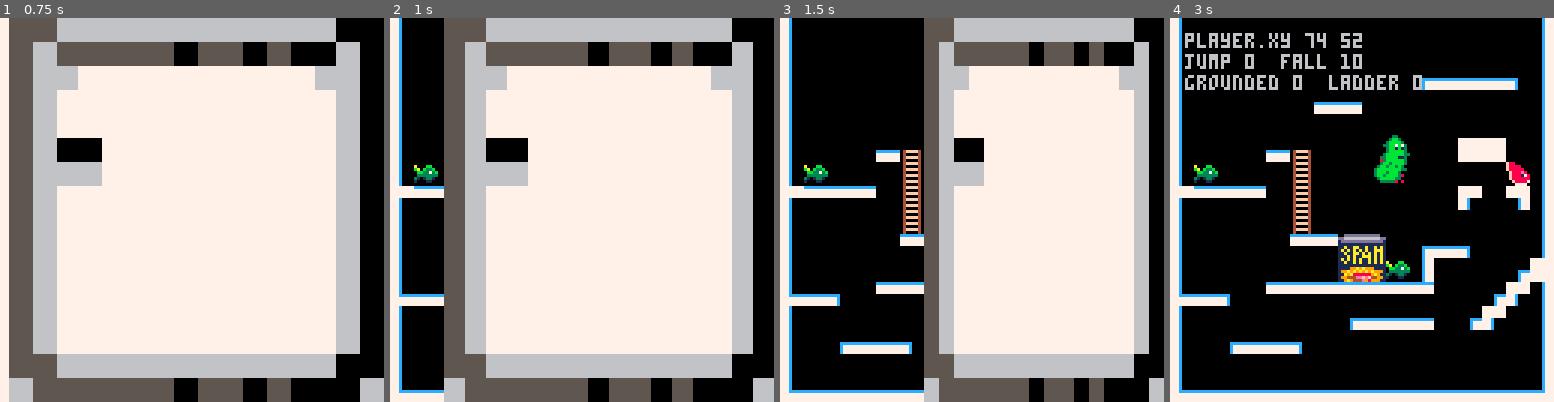
Above: before the commit, frames 1-4 (left to right).
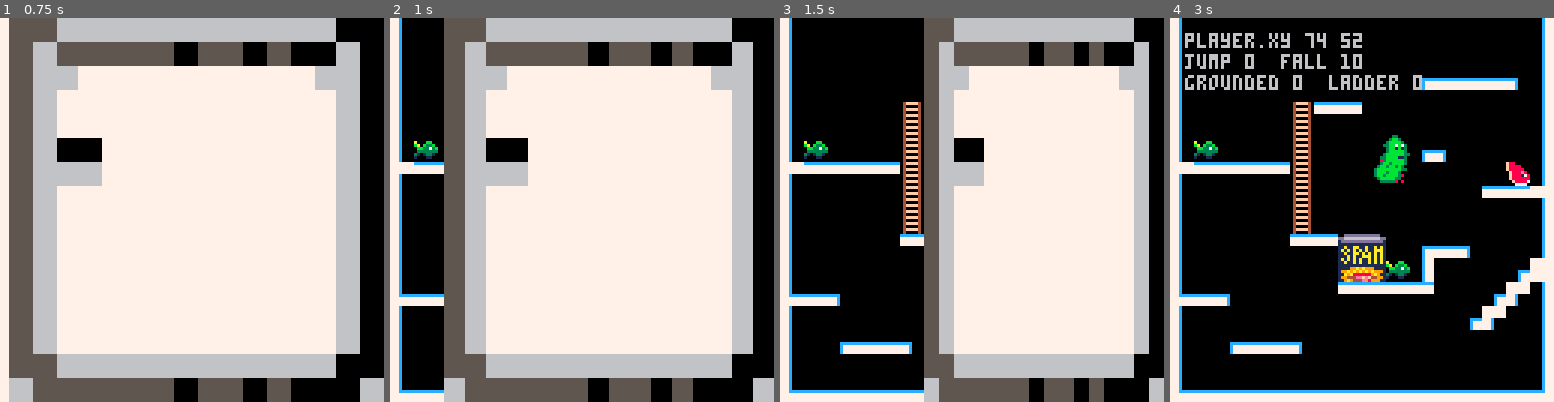
Above: after the commit, the same moments.

Repository: Niarkou/Open-jam-2018
Game: PICO-8 cartridge Openjam2018.p8
Two runs of this game, one before a commit and one after it. Both use one fixed random seed, a clock stepped at 60 frames per second and the inputs below.
Inputs:
- Up to frame 1 (0.75 s): tap X (X key) at 0.33 s; tap O (Z key) at 0.7 s
- Up to frame 2 (1 s): no input
- Up to frame 3 (1.5 s): tap X (X key) at 1.07 s
- Up to frame 4 (3 s): hold Right 1.6-2.1 s; tap O (Z key) every 0.4 s from 1.7 to 2.9 s; tap X (X key) at 1.85, 2.97 s; hold Up 2.15-2.42 s; hold Right from 2.47 s (still down)

Frame 1 is identical in both runs. In frame 2, 1.0% of the frame differs, in the area x 2-15%, y 32-47%; in frame 3, 2.9%; in frame 4, 5.5%, in the area x 2-98%, y 21-82%.

Commit message:
Change level.

Diff:
--- a/Openjam2018.p8
+++ b/Openjam2018.p8
@@ -63,12 +63,12 @@
     player = {
         x = 64, y = 40,
         spd = 1.0,
+        climbspd = 0.5,
         dir = false,
         grounded = false,
+        ladder = false,
         jump = 0, fall = 0,
         spr = 18,
-        climbspd = 0.2,
-        ladder = false
     }
     jump_speed = 1
     fall_speed = 1
@@ -304,16 +304,16 @@
 0a00000000000000000000000000000900000000000000000000000000000000000000000000000000000000000000000000000000000000000000000000000000000000000000000000000000000000000000000000000000000000000000000000000000000000000000000000000000000000000000000000000000000000
 0a00000000000000000000000000000900000000000000000000000000000000000000000000000000000000000000000000000000000000000000000000000000000000000000000000000000000000000000000000000000000000000000000000000000000000000000000000000000000000000000000000000000000000
 0a00000000000000000006080808050900000000000000000000000000000000000000000000000000000000000000000000000000000000000000000000000000000000000000000000000000000000000000000000000000000000000000000000000000000000000000000000000000000000000000000000000000000000
-0a00000000000808000000000000000900000000000000000000000000000000000000000000000000000000000000000000000000000000000000000000000000000000000000000000000000000000000000000000000000000000000000000000000000000000000000000000000000000000000000000000000000000000
-0a00000000000000000000000000000900000000000000000000000000000000000000000000000000000000000000000000000000000000000000000000000000000000000000000000000000000000000000000000000000000000000000000000000000000000000000000000000000000000000000000000000000000000
-0a00000008210000000000000202000900000000000000000000000000000000000000000000000000000000000000000000000000000000000000000000000000000000000000000000000000000000000000000000000000000000000000000000000000000000000000000000000000000000000000000000000000000000
-0a19000000110000000000000000180900000000000000000000000000000000000000000000000000000000000000000000000000000000000000000000000000000000000000000000000000000000000000000000000000000000000000000000000000000000000000000000000000000000000000000000000000000000
-0e07070700110000000000000e000d0900000000000000000000000000000000000000000000000000000000000000000000000000000000000000000000000000000000000000000000000000000000000000000000000000000000000000000000000000000000000000000000000000000000000000000000000000000000
+0a00000000210808000000000000000900000000000000000000000000000000000000000000000000000000000000000000000000000000000000000000000000000000000000000000000000000000000000000000000000000000000000000000000000000000000000000000000000000000000000000000000000000000
+0a00000000110000000000000000000900000000000000000000000000000000000000000000000000000000000000000000000000000000000000000000000000000000000000000000000000000000000000000000000000000000000000000000000000000000000000000000000000000000000000000000000000000000
+0a19000000110000000006050000000900000000000000000000000000000000000000000000000000000000000000000000000000000000000000000000000000000000000000000000000000000000000000000000000000000000000000000000000000000000000000000000000000000000000000000000000000000000
+0e07070707110000000000000000180900000000000000000000000000000000000000000000000000000000000000000000000000000000000000000000000000000000000000000000000000000000000000000000000000000000000000000000000000000000000000000000000000000000000000000000000000000000
+0a00000000110000000000000007070d00000000000000000000000000000000000000000000000000000000000000000000000000000000000000000000000000000000000000000000000000000000000000000000000000000000000000000000000000000000000000000000000000000000000000000000000000000000
 0a00000000110000000000000000000900000000000000000000000000000000000000000000000000000000000000000000000000000000000000000000000000000000000000000000000000000000000000000000000000000000000000000000000000000000000000000000000000000000000000000000000000000000
 0a00000000070714150006080500000900000000000000000000000000000000000000000000000000000000000000000000000000000000000000000000000000000000000000000000000000000000000000000000000000000000000000000000000000000000000000000000000000000000000000000000000000000000
 0a00000000000024251909000000060200000000000000000000000000000000000000000000000000000000000000000000000000000000000000000000000000000000000000000000000000000000000000000000000000000000000000000000000000000000000000000000000000000000000000000000000000000000
-0b080500070707070707070000060e0900000000000000000000000000000000000000000000000000000000000000000000000000000000000000000000000000000000000000000000000000000000000000000000000000000000000000000000000000000000000000000000000000000000000000000000000000000000
-0a0000000000000608080800060e000900000000000000000000000000000000000000000000000000000000000000000000000000000000000000000000000000000000000000000000000000000000000000000000000000000000000000000000000000000000000000000000000000000000000000000000000000000000
+0b080500000000070707070000060e0900000000000000000000000000000000000000000000000000000000000000000000000000000000000000000000000000000000000000000000000000000000000000000000000000000000000000000000000000000000000000000000000000000000000000000000000000000000
+0a0000000000000000000000060e000900000000000000000000000000000000000000000000000000000000000000000000000000000000000000000000000000000000000000000000000000000000000000000000000000000000000000000000000000000000000000000000000000000000000000000000000000000000
 0a00060808050000000000000000000900000000000000000000000000000000000000000000000000000000000000000000000000000000000000000000000000000000000000000000000000000000000000000000000000000000000000000000000000000000000000000000000000000000000000000000000000000000
 0a00000000000000000000000000000900000000000000000000000000000000000000000000000000000000000000000000000000000000000000000000000000000000000000000000000000000000000000000000000000000000000000000000000000000000000000000000000000000000000000000000000000000000
 0b08080808080808080808080808080c00000000000000000000000000000000000000000000000000000000000000000000000000000000000000000000000000000000000000000000000000000000000000000000000000000000000000000000000000000000000000000000000000000000000000000000000000000000
